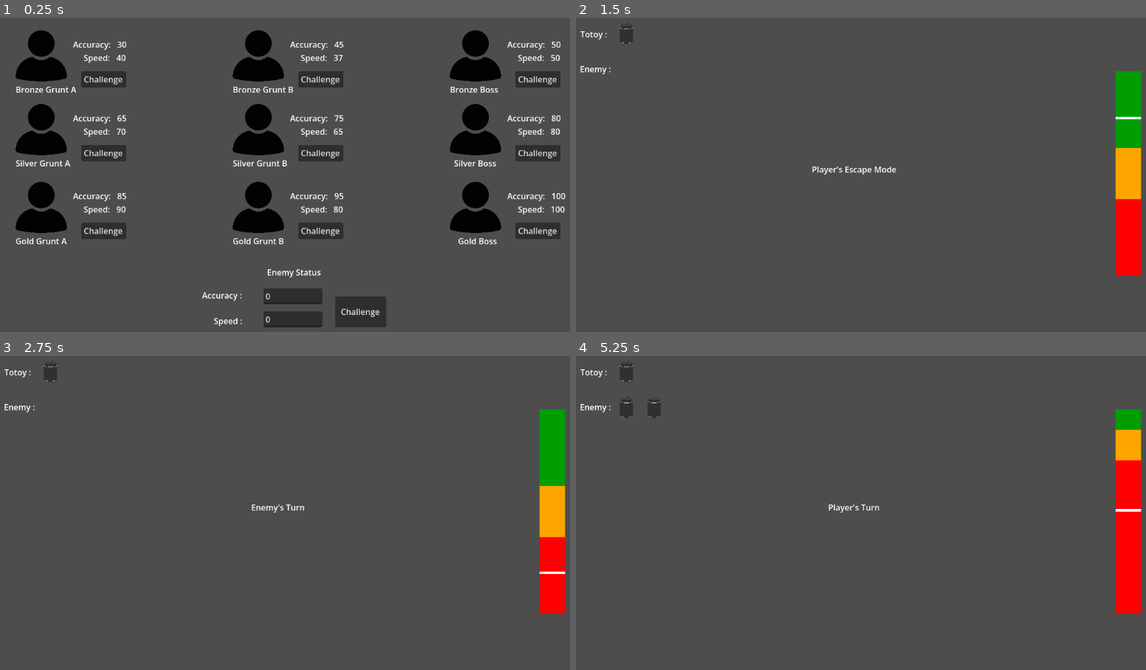
Above: before the commit, frames 1-4 (two rows, left to right).
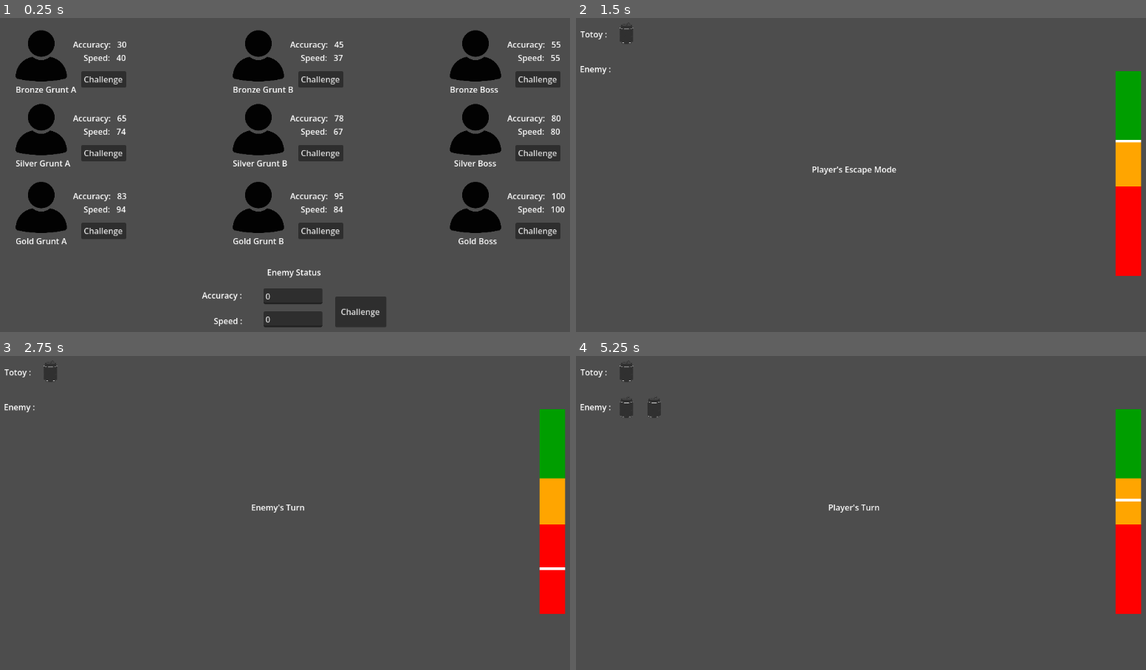
Above: after the commit, the same moments.

Repository: TuwonXD/Kalye404
Game: Godot game, scene res://menu.tscn
The game is run twice, just before and just after one commit, with the same random seed, the same clock (stepped at 60 frames per second) and the same inputs.
Inputs:
- Up to frame 1 (0.25 s): no input
- Up to frame 2 (1.5 s): click "Challenge" at 0.5 s; hold Space (StopArrow) from 1.28 s (still down)
- Up to frame 3 (2.75 s): tap Enter at 2 s; release Space (StopArrow) at 2.03 s; tap Space (StopArrow) at 2.1 s
- Up to frame 4 (5.25 s): hold Space (StopArrow) 2.78-3.53 s; tap Space (StopArrow) at 3.6, 5.1 s; hold Space (StopArrow) 4.28-5.03 s; tap Enter at 5 s

The runs differ from the first frame. In frame 1, less than 0.1% of the frame differs, in the area x 21-99%, y 7-63%; in frame 2, 0.4%; in frame 3, 0.4%; in frame 4, 1.4%, in the area x 94-100%, y 23-54%.

Commit message:
scaling player accuracy bar implemented

Diff:
--- a/game/features/tumbang-preso/menu.gd
+++ b/game/features/tumbang-preso/menu.gd
@@ -53,6 +53,21 @@
 	return clampi(int(enemy_speed_input.text), 0, 100)
 
 
+func _on_challenge_goldBoss_button_pressed() -> void:
+	var stats = _parse_stats_from_label(gold_stats_label)
+	_start_with_stats(stats[0], stats[1])
+
+
+func _on_challenge_silverBoss_button_pressed() -> void:
+	var stats = _parse_stats_from_label(silver_stats_label)
+	_start_with_stats(stats[0], stats[1])
+
+
+func _on_challenge_bronzeBoss_button_pressed() -> void:
+	var stats = _parse_stats_from_label(bronze_stats_label)
+	_start_with_stats(stats[0], stats[1])
+
+
 func _parse_stats_from_label(label_node: Label) -> Array:
 	var text := str(label_node.text)
 	# Robustly extract integer sequences from the label text (works on Godot's String API)
@@ -73,24 +88,6 @@
 		return [clampi(nums[0], 0, 100), clampi(nums[1], 0, 100)]
 
 	return [50, 50]
-
-
-
-
-func _on_challenge_bronzeBoss_button_pressed() -> void:
-	var stats = _parse_stats_from_label(bronze_stats_label)
-	_start_with_stats(stats[0], stats[1])
-
-
-func _on_challenge_silverBoss_button_pressed() -> void:
-	var stats = _parse_stats_from_label(silver_stats_label)
-	_start_with_stats(stats[0], stats[1])
-
-
-func _on_challenge_goldBoss_button_pressed() -> void:
-	var stats = _parse_stats_from_label(gold_stats_label)
-	_start_with_stats(stats[0], stats[1])
-
 
 
 func _on_challenge_bronzeGruntA_button_pressed() -> void:
--- a/game/features/tumbang-preso/menu.tscn
+++ b/game/features/tumbang-preso/menu.tscn
@@ -40,8 +40,8 @@
 offset_top = 32.0
 offset_right = 241.0
 offset_bottom = 81.0
-text = "Accuracy:   50
-     Speed:   50"
+text = "Accuracy:   55
+     Speed:   55"
 
 [node name="ChallengeButton" type="Button" parent="BronzeBoss" unique_id=441343427]
 layout_mode = 0
@@ -205,7 +205,7 @@
 offset_right = 241.0
 offset_bottom = 81.0
 text = "Accuracy:   65
-     Speed:   70"
+     Speed:   74"
 
 [node name="ChallengeButton" type="Button" parent="SilverGruntA" unique_id=1596811181]
 layout_mode = 0
@@ -245,8 +245,8 @@
 offset_top = 32.0
 offset_right = 241.0
 offset_bottom = 81.0
-text = "Accuracy:   75
-     Speed:   65"
+text = "Accuracy:   78
+     Speed:   67"
 
 [node name="ChallengeButton" type="Button" parent="SilverGruntB" unique_id=515276944]
 layout_mode = 0
@@ -327,8 +327,8 @@
 offset_top = 32.0
 offset_right = 241.0
 offset_bottom = 81.0
-text = "Accuracy:   85
-     Speed:   90"
+text = "Accuracy:   83
+     Speed:   94"
 
 [node name="ChallengeButton" type="Button" parent="GoldGruntA" unique_id=1596811182]
 layout_mode = 0
@@ -369,7 +369,7 @@
 offset_right = 241.0
 offset_bottom = 81.0
 text = "Accuracy:   95
-     Speed:   80"
+     Speed:   84"
 
 [node name="ChallengeButton" type="Button" parent="GoldGruntB" unique_id=515276945]
 layout_mode = 0
--- a/game/features/tumbang-preso/tumbang_preso.gd
+++ b/game/features/tumbang-preso/tumbang_preso.gd
@@ -58,7 +58,10 @@
 
 func _enter_player_turn() -> void:
 	current_phase = TurnPhase.PLAYER_TURN
-	power_bar.set_zone_ranges(0.1, 0.25)
+
+	var accuracy = 100 - ((float(enemy_accuracy) + float(enemy_speed)) / 2.0)
+	_apply_half_orange_zones(accuracy)
+
 	var arrow_speed := ((float(enemy_accuracy) + float(enemy_speed)) / 15.0) * 100.0
 	power_bar.set_arrow_speed(arrow_speed)
 	phase_changed.emit("Player's Turn")
@@ -92,7 +95,7 @@
 
 	# If the enemy has 100 in either accuracy or speed.
 	if is_equal_approx(green_zone_end, 0.0):
-		orange_zone_end = 0.15
+		orange_zone_end = 0.2
 
 	power_bar.set_zone_ranges(green_zone_end, orange_zone_end)
 
